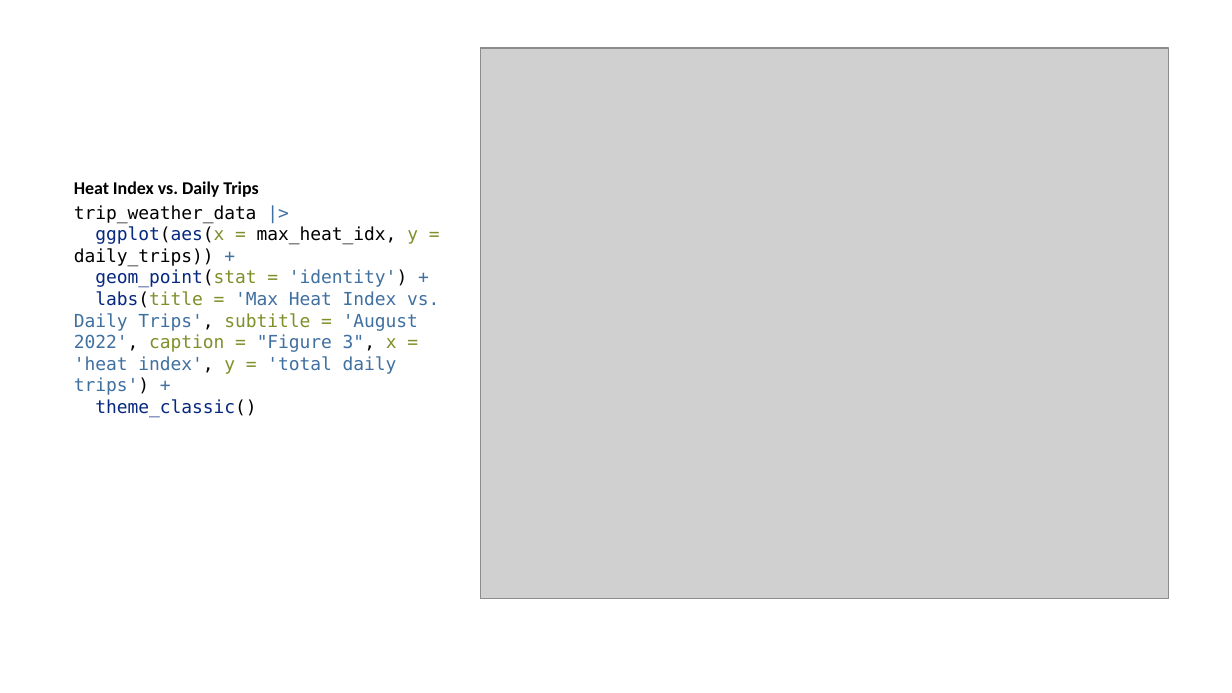
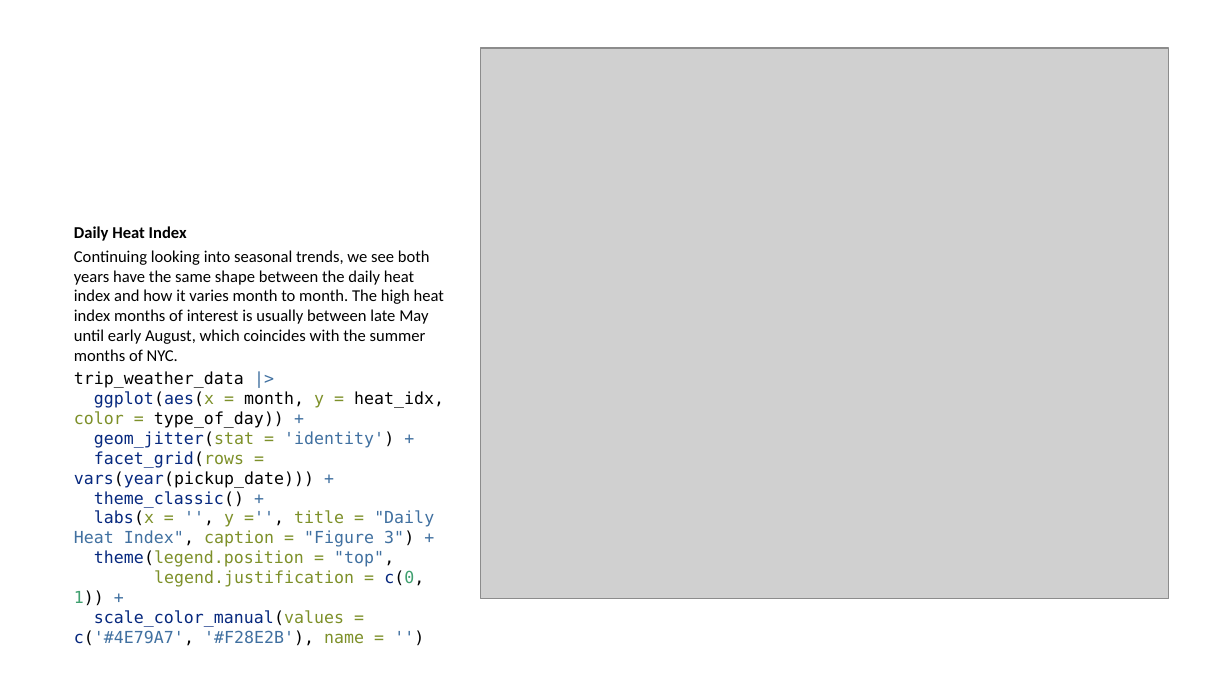
Before and after one commit to hellojohncruz/tlc_trips_weather, a slide deck: slide 13 of ridership.pptx (slide 12 before the commit). Drawn at 1232x693 pixels with LibreOffice and Linux fonts; fonts in the diff are those of the drawing; grey boxes stand for pictures. Boxes give left, top, right and bottom in pixels: in the first picture for what was removed or moved away, otherwise in the second. Text is boxed around its words. In the diff, an @@ line names an element or a change of style, - is before the commit and + after.

```diff
--- a/ridership.pptx
+++ b/ridership.pptx
@@ text at (74, 226, 444, 627): text changed; size 10.5 to 9.7 pt; text colour #4070A0 to #000000 @@
-Heat Index vs. Daily Trips
-trip_weather_data |>
-ggplot(aes(x = max_heat_idx, y = daily_trips)) +
-geom_point(stat = 'identity') +
-labs(title = 'Max Heat Index vs. Daily Trips', subtitle = 'August 2022', caption = "Figure 3", x = 'heat index', y = 'total daily trips') +
-theme_classic()
+Daily Heat Index
+Continuing looking into seasonal trends, we see both years have the same shape between the daily heat index and how it varies month to month. The high heat index months of interest is usually between late May until early August, which coincides with the summer months of NYC.
+trip_weather_data |>
+ggplot(aes(x = month, y = heat_idx, color = type_of_day)) +
+geom_jitter(stat = 'identity') +
+facet_grid(rows = vars(year(pickup_date))) +
+theme_classic() +
+labs(x = '', y ='', title = "Daily Heat Index", caption = "Figure 3") +
+theme(legend.position = "top",
+legend.justification = c(0, 1)) +
+scale_color_manual(values = c('#4E79A7', '#F28E2B'), name = '')
```
Also in this commit, not shown: 18 other slides changed, 4 slides added, 3 slides removed, 5 other files.
